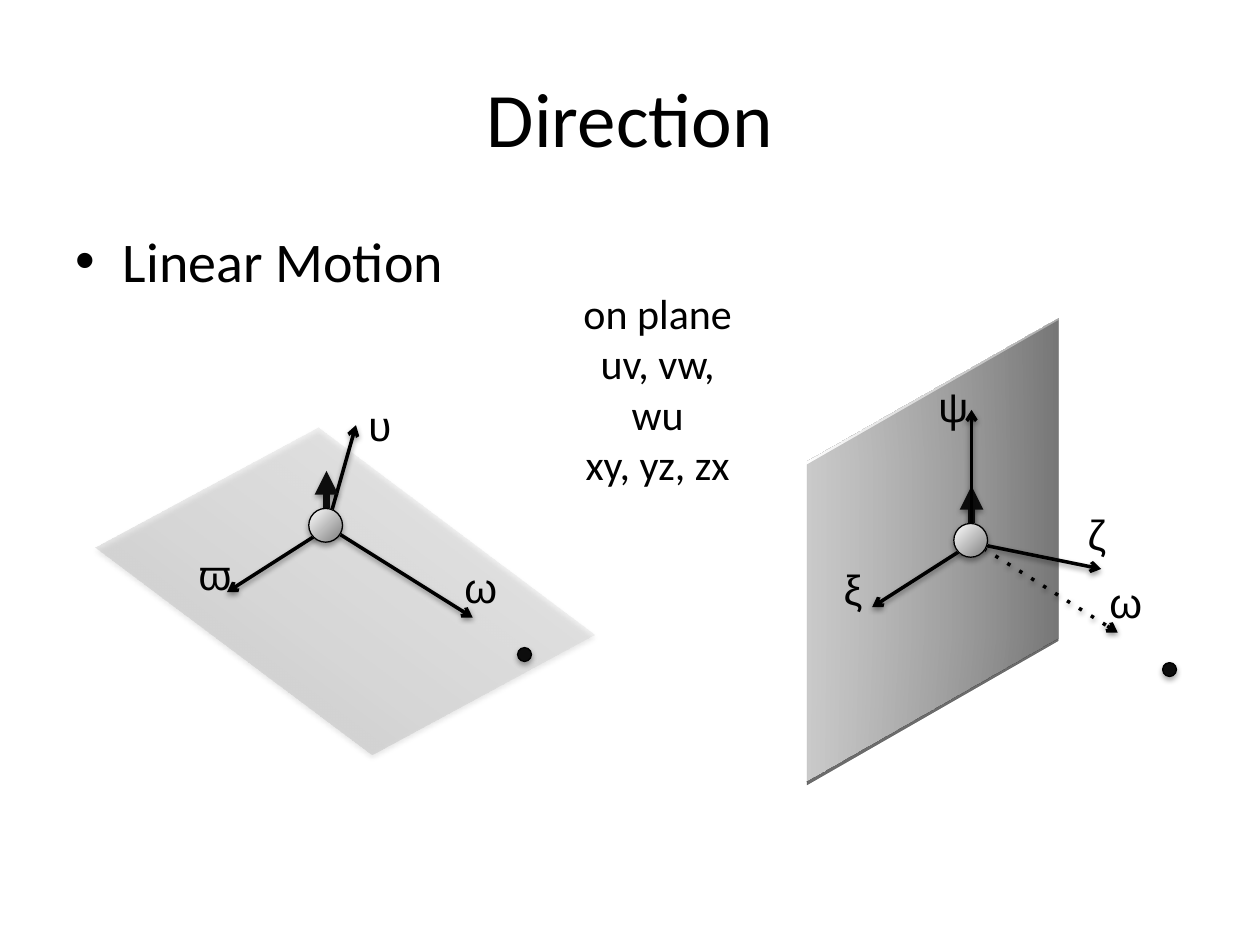
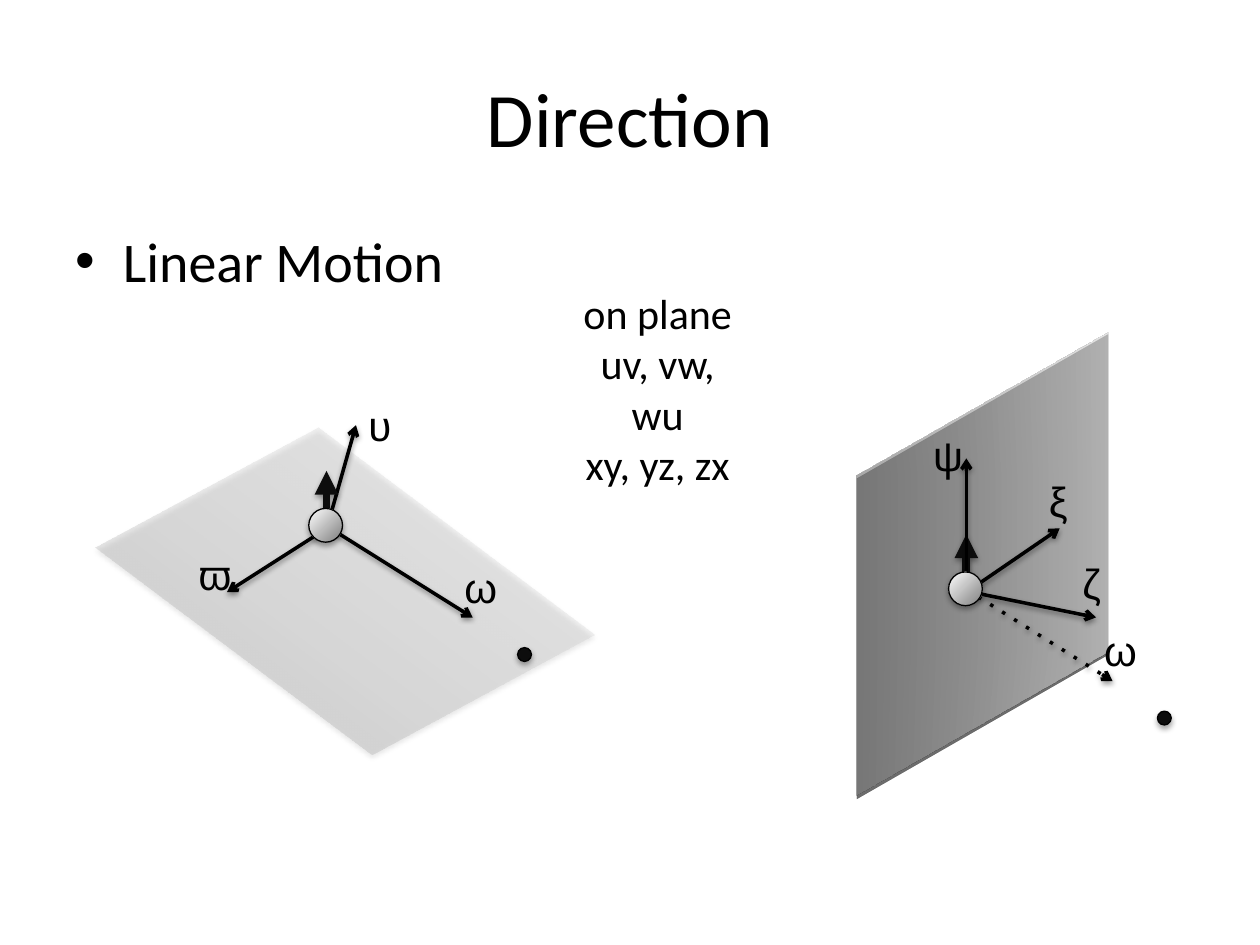
Before and after one commit to jxc761/3DMotionDB, a slide deck: slide 6 of docs/motion.pptx. Drawn at 1260x945 pixels with LibreOffice and Linux fonts; fonts in the diff are those of the drawing. Boxes give left, top, right and bottom in pixels: in the first picture for what was removed or moved away, otherwise in the second. Text is boxed around its words. In the diff, an @@ line names an element or a change of style, - is before the commit and + after.

Commit message:
fix bugs in direction generator

```diff
--- a/docs/motion.pptx
+++ b/docs/motion.pptx
@@ rectangle: place and size @@
-rectangle at [755,354,1110,746]
+rectangle at [805,368,1160,760]
@@ rectangle at [805,368,1160,760]: fill gradient #7F7F7F to #FFFFFF to gradient #808080 to #D9D9D9 @@
@@ text "ξ": place and size @@
-text "ξ" at [844,574,863,612]
+text "ξ" at [1049,486,1068,524]
@@ 4 arrows, 3 texts, 2 ellipses: place and size @@
-4 arrows, 3 texts, 2 ellipses at [938,394,1177,677]
+4 arrows, 3 texts, 2 ellipses at [933,443,1172,724]
@@ arrow moved from (975, 541) - (872, 607) to (970, 590) - (1060, 528) @@
```
Also in this commit, not shown: 3 other slides changed, 5 other files.
